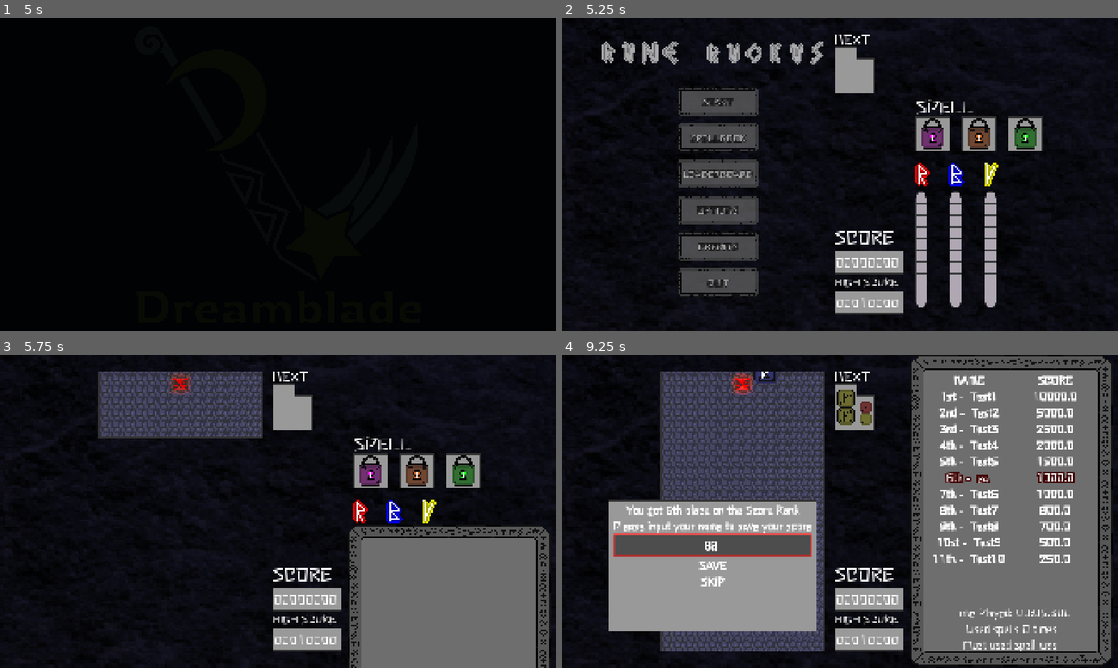
Above: before the commit, frames 1-4 (two rows, left to right).
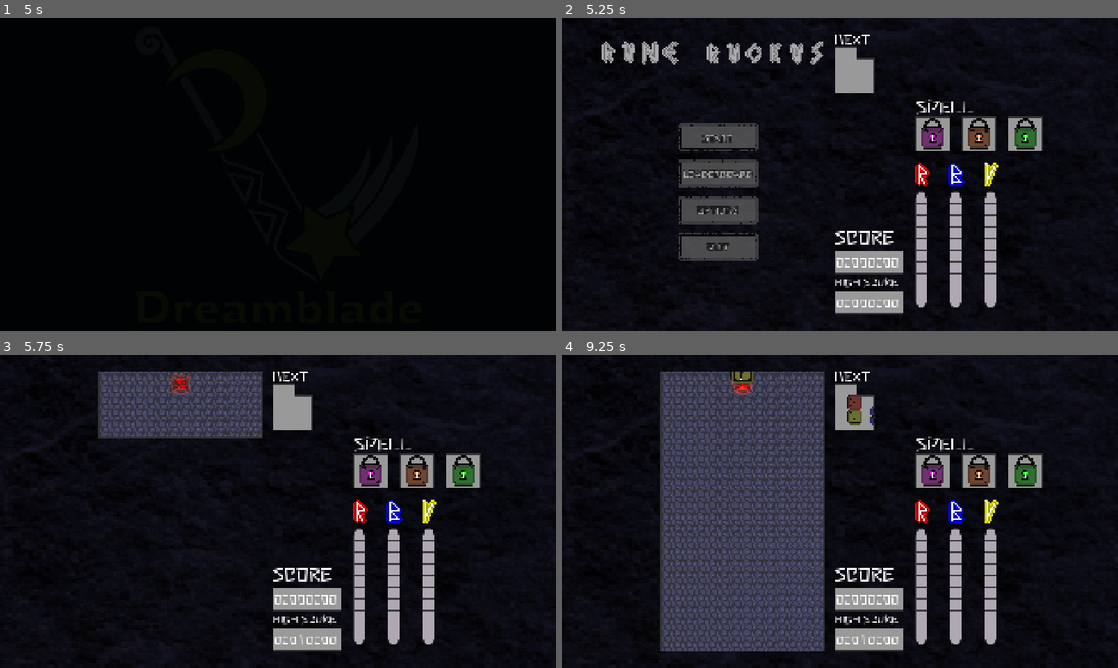
Above: after the commit, the same moments.

Repository: dreamblader/rune_ruckus
Game: Godot game, scene res://splash/splash_scene.tscn
Same seed, same stepped clock (60 frames per second), same inputs: the game is played once before the commit and once after it.
Inputs (mouse positions are in pixels of both pictures, inside the frame that each line leads up to):
- Up to frame 1 (5 s): tap Enter (ui_accept) at 0.5, 0.77, 1.52, 2, 2.75, 3.02, 3.5, 3.77, 4.25, 4.52 s; move the mouse to (400, 158) at 0.52 s; hold Right (ui_right) 0.53-1.28 s; hold Space (spell) 0.53-1.28 s; click (400, 158) at 0.67 s; move the mouse to (166, 190) at 1.27 s; hold Down (ui_down) 1.28-2.03 s; tap S (drop) at 1.35 s; tap Space (spell) every 0.75 s from 1.55 to 4.55 s; move the mouse to (333, 105) at 2.02 s; hold Right (ui_right) 2.03-2.78 s; hold Q (move_spell_l) 2.03-2.78 s; move the mouse to (250, 237) at 2.77 s; hold Up (ui_up) 2.78-3.53 s; tap E (move_spell_r) at 2.85 s; click (250, 237) at 2.92 s; move the mouse to (444, 221) at 3.52 s; hold A (rotate_l) 3.53-4.28 s; hold Left (ui_left) from 3.53 s (still down); move the mouse to (111, 127) at 4.27 s; tap D (rotate_r) at 4.35 s
- Up to frame 2 (5.25 s): move the mouse to (867, 174) at 5.02 s; release Left (ui_left) at 5.03 s; hold Down (ui_down) from 5.03 s (still down); hold Space (spell) from 5.03 s (still down); click (867, 174) at 5.17 s
- Up to frame 3 (5.75 s): keep holding Down (ui_down); keep holding Space (spell)
- Up to frame 4 (9.25 s): move the mouse to (712, 564) at 5.77 s; release Down (ui_down) at 5.78 s; release Space (spell) at 5.78 s; hold Right (ui_right) 5.78-6.53 s; tap Space (spell) at 5.85, 6.8, 7.55, 8.3, 9.05 s; click (712, 564) at 5.92 s; tap Enter (ui_accept) at 6.02, 6.77, 7.52, 9.02 s; move the mouse to (962, 495) at 6.52 s; hold Up (ui_up) 6.53-7.28 s; hold S (drop) 6.53-7.28 s; move the mouse to (728, 527) at 7.27 s; hold Right (ui_right) 7.28-8.03 s; tap Q (move_spell_l) at 7.35 s; click (728, 527) at 7.42 s; move the mouse to (895, 442) at 8.02 s; hold Down (ui_down) 8.03-8.78 s; hold E (move_spell_r) 8.03-8.78 s; move the mouse to (812, 574) at 8.77 s; hold Left (ui_left) from 8.78 s (still down); tap A (rotate_l) at 8.85 s

Frame 1 is identical in both runs. In frame 2, 2.5% of the frame differs, in the area x 21-55%, y 22-93%; in frame 3, 15%; in frame 4, 49%, in the area x 8-100%, y 0-100%.

Commit message:
score menu is integrated view mode can be accessed but is in WIP score mode need to save and skip

Diff:
--- a/game_script.gd
+++ b/game_script.gd
@@ -22,7 +22,7 @@
 var selected_mode: GameData.GAMEMODE = GameData.GAMEMODE.A
 
 var score:float = 0
-var high_score:float = 10000
+var high_score:float = 0
 
 #CONTROLLER CHECK
 var is_controller_mode = false
@@ -63,6 +63,8 @@
 	var tween = create_tween()
 	board_viewport_container.material.set_shader_parameter("enabled", false)
 	board_border.visible = true
+	high_score = GameData.view_board[GameData.GAMEMODE.find_key(selected_mode)][0].score
+	update_high_score()
 	tween.set_ease(Tween.EASE_OUT)
 	tween.set_trans(Tween.TRANS_QUAD)
 	tween.tween_property(board_viewport, "size:y", 960, open_time)
@@ -209,6 +211,10 @@
 	return color_check == Rune.COLOR.RED || color_check == Rune.COLOR.YELLOW
 
 
+func open_score() -> void:
+	score_menu.start_view()
+
+
 func open_options() -> void:
 	get_tree().change_scene_to_file("res://options/options_scene.tscn")
 
@@ -217,10 +223,9 @@
 	if menu_flag:
 		#TODO get all ScoreData after name input and then add to game_data singleton
 		#round_data = ScoreData.new()
-		var rank = GameData.get_rank(selected_mode, score)
-		if rank <= GameData.MAX_BOARD_SIZE:
-			score_menu.start_record(rank, score, board.spells_count, board.game_time)
-		death_menu.visible = true
+		var rank = GameData.get_rank(GameData.GAMEMODE.find_key(selected_mode), score)
+		score_menu.start_record(selected_mode, rank, score, board.spells_count, board.game_time)
+		#death_menu.visible = true
 	else:
 		board_viewport_container.material.set_shader_parameter("enabled", true)
 
@@ -229,6 +234,8 @@
 	match option:
 		"start":
 			open_board()
+		"score":
+			open_score()
 		"options":
 			open_options()
 
--- a/main/game_data_script.gd
+++ b/main/game_data_script.gd
@@ -60,16 +60,15 @@
 	file.close()
 
 
-func get_rank(mode: int, score: float) -> int:
+func get_rank(mode: String, score: float) -> int:
 	var current_rank = 1
 	var current_view_board = view_board[mode]
-	while score < current_view_board[current_rank -1]:
+	while current_rank <= current_view_board.size() && score < current_view_board[current_rank -1].score:
 		current_rank += 1
 	return current_rank
 
 
 func update_view_board(type:String) -> void:
-	#FIXME
 	var current_game_score_data =  game_data.score[type]
 	var current_view_board = view_board[type]
 	var current_pseudo_leaderboard: Array[ScoreData] = pseudo_leaderboard_scores[type]
@@ -87,3 +86,14 @@
 			else:
 				current_view_board.append(current_pseudo_leaderboard[pseudo_index])
 				pseudo_index += 1
+
+
+func can_save(game_mode:GAMEMODE, score:ScoreData) -> bool:
+	var game_mode_key = GameData.GAMEMODE.find_key(game_mode)
+	var current_save_board: Array = game_data.score[game_mode_key]
+
+	if current_save_board.size() < MAX_BOARD_SIZE:
+		return true
+
+	var final_score = current_save_board[-1].score
+	return score.score >= final_score
--- a/ui/menu/score_menu/score_menu_scene.tscn
+++ b/ui/menu/score_menu/score_menu_scene.tscn
@@ -298,13 +298,14 @@
 libraries/ = SubResource("AnimationLibrary_02dk7")
 
 [node name="Content" type="PanelContainer" parent="." unique_id=450087359]
+unique_name_in_owner = true
 anchors_preset = 15
 anchor_right = 1.0
 anchor_bottom = 1.0
-offset_left = 160.0
-offset_top = 500.0
-offset_right = 880.0
-offset_bottom = 955.0
+offset_left = 210.0
+offset_top = 675.0
+offset_right = 930.0
+offset_bottom = 1045.0
 grow_horizontal = 2
 grow_vertical = 2
 pivot_offset = Vector2(360, 227.5)
@@ -319,6 +320,7 @@
 theme_override_constants/margin_bottom = 5
 
 [node name="MenuContainer" type="VBoxContainer" parent="Content/MarginContainer" unique_id=1364286622]
+unique_name_in_owner = true
 layout_mode = 2
 
 [node name="RankInfo" type="Label" parent="Content/MarginContainer/MenuContainer" unique_id=1015743804]
--- a/ui/menu/score_menu/score_menu_script.gd
+++ b/ui/menu/score_menu/score_menu_script.gd
@@ -4,15 +4,18 @@
 @onready var rank_info_label = $Content/MarginContainer/MenuContainer/RankInfo
 @onready var detail_info_label = $MarginContainer/VBoxContainer/DetailInfo
 
+@onready var content_record_box = %Content
+@onready var menu_record_container = %MenuContainer
 @onready var enter_name_edit = %LineEdit
 @onready var save_option = %Save
 @onready var skip_option = %Skip
 
+
 @export var save_view_page_size: int = 15
 
 var view_ranks: Array[ScoreData] = []
 var controller_mode: bool = false
-var rank_info_text: String = "You got %s place on the Score Rank\nPlease input your name to save your score"
+var rank_info_text: String = "You got %s place on the Score Rank\nPlease input your name to save your score\n"
 var detail_info_text: String = "Time Played: %s\nUsed spells %d times\nMost used spell was %s"
 var menu_index: int = 0
 var menu_size: int = 2
@@ -26,23 +29,55 @@
 
 func _ready() -> void:
 	#DEBUG
-	start_record(GameData.GAMEMODE.A,6,1000,{}, 5.3)
+	#start_record(GameData.GAMEMODE.A,-1,1000,{}, 5.3)
+	pass
+
 
 func start_record(game_mode:GameData.GAMEMODE, rank:int, score:float, spells_count:Dictionary, game_time:float) -> void:
 	var score_data: ScoreData = gerenate_score_data(score, spells_count, game_time)
 	animation.play("enter_end_mode")
 	self.visible = true
-	setup_record_labels(rank, score_data)
-	populate_rank_view(score_data, rank, GameData.GAMEMODE.find_key(game_mode))
-
-
-func setup_record_labels(rank:int, score:ScoreData) -> void:
-	var rank_str = get_ordinal(rank)
-	rank_info_label.text = rank_info_text % rank_str
+	enter_name_edit.visible = true
+	save_option.visible = true
+
+	if rank <= 0 || rank > GameData.MAX_BOARD_SIZE:
+		setup_record_low_rank(score_data, game_mode)
+	else:
+		var mode_string = GameData.GAMEMODE.find_key(game_mode)
+		setup_record_normal(rank, score_data, mode_string)
+
+
+func setup_record_normal(rank:int, score_data:ScoreData, mode:String) -> void:
+	rank_info_text = rank_info_text % get_ordinal(rank)
+	setup_record_labels(score_data)
+	populate_rank_view(score_data, rank, mode)
+
+
+func setup_record_labels(score:ScoreData) -> void:
+	rank_info_label.text = rank_info_text
 	var detail_time = "Time Played: %s\n" % score.game_time
-	var detail_spell_count = "Used spells %d time\n" % score.spells_cast if score.spells_cast == 1 else "Used spells %d times\n" % score.spells_cast
-	var detail_most_used = "Most used spell was %s" % score.most_used_spell if score.most_used_spell != null else "You did not used any spells\nTry using them next time"
+	var detail_spell_count = "Used spells %d time\n" % score.spells_cast if score.spells_cast == 1 else "" if score.spells_cast <=0 else "Used spells %d times\n" % score.spells_cast
+	var detail_most_used = "Most used spell was %s" % score.most_used_spell if !score.most_used_spell.is_empty() else "You did not used any spells\nTry using them next time"
 	detail_info_label.text = detail_time + detail_spell_count + detail_most_used
+
+
+func setup_record_low_rank(score_data:ScoreData, game_mode: GameData.GAMEMODE) -> void:
+	rank_info_text = "You rank is too low to be on the scoreboard\n"
+	if GameData.can_save(game_mode, score_data):
+		rank_info_text += "However, you can save and see it in the player board\n"
+	else:
+		enter_name_edit.visible = false
+		save_option.visible = false
+		menu_record_container.alignment = BoxContainer.ALIGNMENT_CENTER
+		content_record_box.size.y = 200
+		skip_option.text = "\nOK"
+
+	setup_record_labels(score_data)
+	var mode_string = GameData.GAMEMODE.find_key(game_mode)
+	var current_view = GameData.view_board[mode_string]
+	var max_page_size = min(save_view_page_size, current_view.size())
+	var scores = current_view.slice(current_view.size()-max_page_size, current_view.size())
+	populate_board(scores)
 
 
 func populate_rank_view(score_data: ScoreData, rank: int, game_mode:String) -> void:
@@ -115,8 +150,8 @@
 	if num >= 11 && num <= 13:
 		return str(num)+"th"
 
-	var first_digit = int(str(num)[0])
-	match first_digit:
+	var last_digit = int(str(num)[-1])
+	match last_digit:
 		1:
 			return str(num)+"st"
 		2:
@@ -129,7 +164,10 @@
 
 func start_save_score_menu() -> void:
 	menu_mode = MenuMode.RECORD
-	enter_name_edit.grab_focus()
+	if enter_name_edit.visible:
+		enter_name_edit.grab_focus()
+	else:
+		skip_option.grab_focus()
 
 
 func start_view_score_menu() -> void:
@@ -171,6 +209,7 @@
 	var most_used_spell = get_most_used_spell(spells_count)
 	return ScoreData.new("???", score, time, spell_count, most_used_spell)
 
+#TODO Grab signals from custom menus... add signals to them
 
 func _on_animation_player_animation_finished(anim_name: StringName) -> void:
 	match anim_name:
--- a/ui/menu/start_menu/start_menu_scene.tscn
+++ b/ui/menu/start_menu/start_menu_scene.tscn
@@ -128,6 +128,7 @@
 display_text = "START"
 
 [node name="SPELLBOOK" parent="Content/VBoxContainer" unique_id=441703539 instance=ExtResource("4_g6jo0")]
+visible = false
 layout_mode = 2
 display_text = "SPELLBOOK"
 glow_color = Color(0, 0, 1, 1)
@@ -143,6 +144,7 @@
 glow_color = Color(0, 1, 0, 1)
 
 [node name="CREDITS" parent="Content/VBoxContainer" unique_id=1097064276 instance=ExtResource("4_g6jo0")]
+visible = false
 layout_mode = 2
 display_text = "CREDITS"
 glow_color = Color(1, 0, 1, 1)
--- a/ui/menu/start_menu/start_menu_script.gd
+++ b/ui/menu/start_menu/start_menu_script.gd
@@ -23,17 +23,17 @@
 	menu_container.mouse_behavior_recursive = Control.MOUSE_BEHAVIOR_DISABLED
 
 
-func menu_gone() -> void:
+func menu_gone(option:String) -> void:
 	self.visible = false
-	emit_signal("option_selected", "start")
+	option_selected.emit(option)
 
 
-func start_game() -> void:
+func start_transition(option:String) -> void:
 	tween = create_tween()
 	tween.set_ease(Tween.EASE_IN_OUT)
 	tween.set_trans(Tween.TRANS_SINE)
 	tween.tween_property(self, "modulate:a", 0, 0.5)
-	tween.tween_callback(menu_gone)
+	tween.tween_callback(menu_gone.bind(option))
 
 
 func _on_AnimatedSprite_animation_finished() -> void:
@@ -48,7 +48,7 @@
 
 func _on_start_selected() -> void:
 	lock_menu_controls()
-	start_game()
+	start_transition("start")
 
 
 func _on_spellbook_selected() -> void:
@@ -58,6 +58,7 @@
 
 func _on_leaderboard_selected() -> void:
 	lock_menu_controls()
+	start_transition("score")
 	pass # Replace with function body.
 
 
